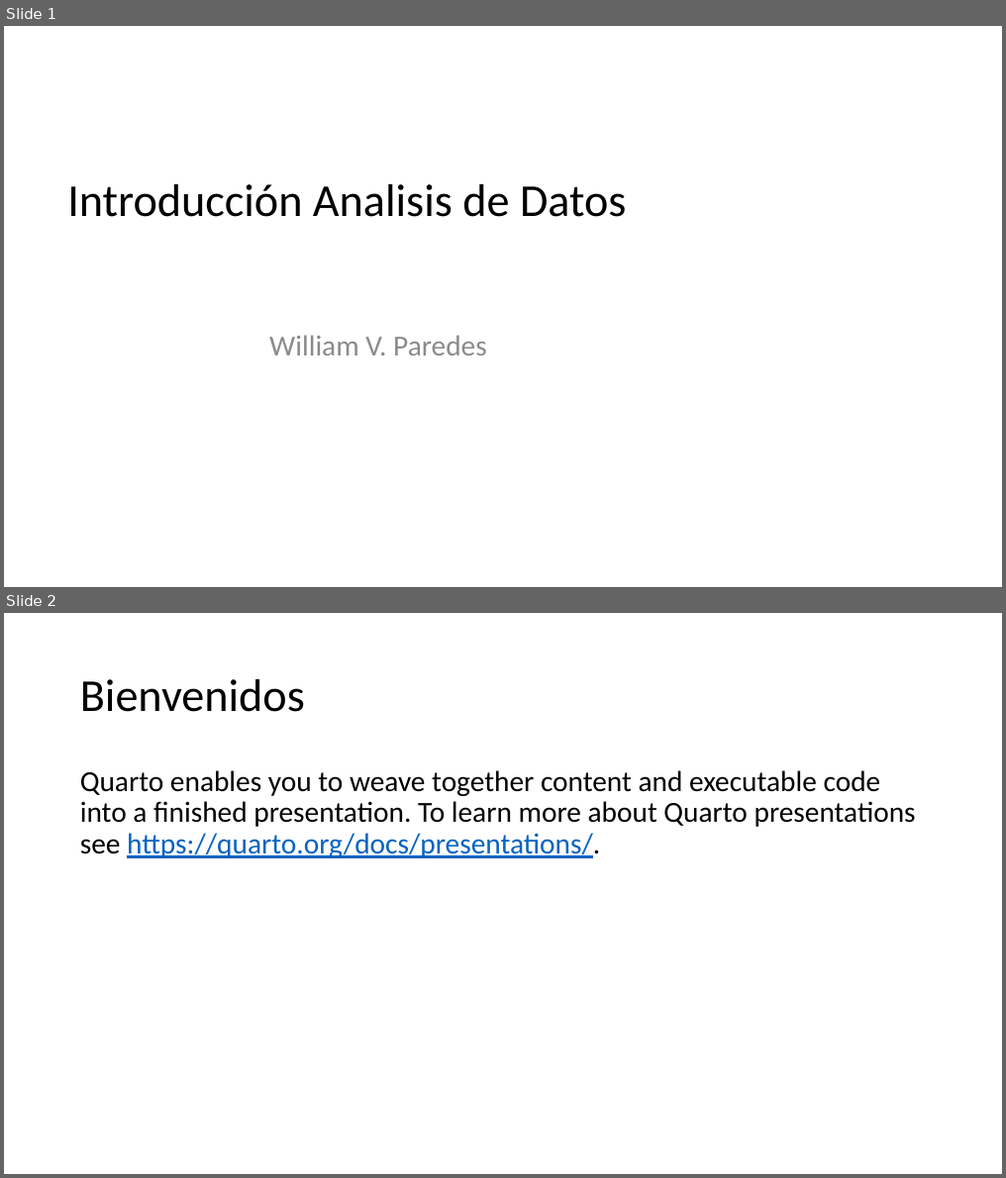
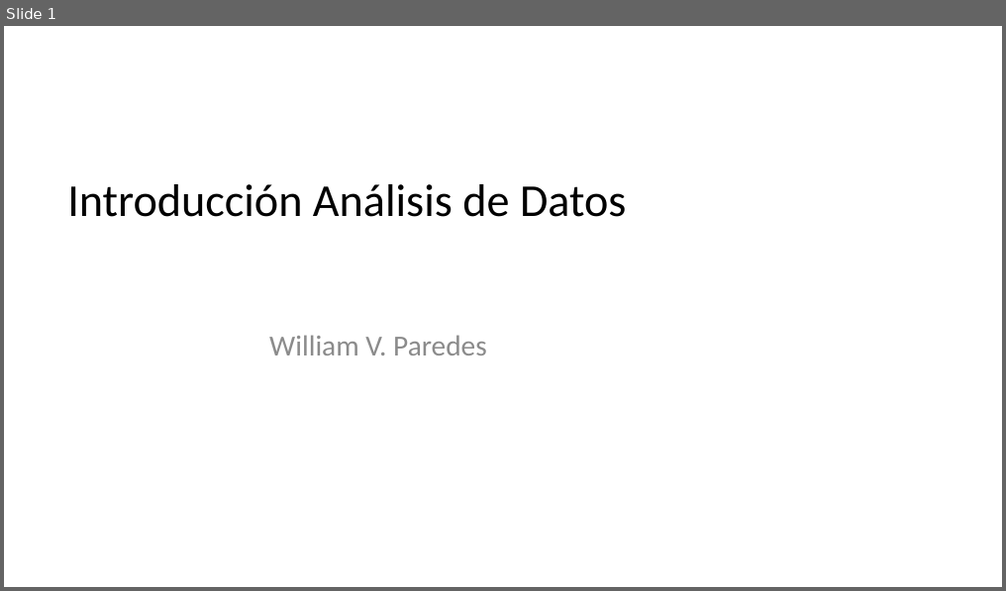
Before and after one commit to wparedesgt/RBasico, a slide deck: presentaciones/S01-New/00_Inicio.pptx. Shown one above the other, each under a label of ours: slides 1 and 2 before the commit, slide 1 after it. The pictures are 1006x1178 and 1006x591 pixels, drawn with LibreOffice and Linux fonts; fonts in the diff are those of the drawing; background and template pictures are left out. Boxes give left, top, right and bottom in pixels: in the first picture for what was removed or moved away, otherwise in the second. Text is boxed around its words. In the diff, an @@ line names an element or a change of style, - is before the commit and + after.

Commit message:
presentación de intro de rbasico

```diff
--- a/presentaciones/S01-New/00_Inicio.pptx
+++ b/presentaciones/S01-New/00_Inicio.pptx
@@ slide 2 removed at (4, 613, 1002, 1174), background picture (left out) @@
@@ title removed at (80, 679, 305, 712) @@
-Bienvenidos
@@ text removed at (80, 770, 916, 859) @@
-Quarto enables you to weave together content and executable code into a finished presentation. To learn more about Quarto presentations see https://quarto.org/docs/presentations/.
@@ slide 1 changed as well @@
@@ title at (67, 184, 627, 217): text changed @@
-Introducción Analisis de Datos
+Introducción Análisis de Datos
```
Also in this commit, not shown: 6 slides added, 2 other slides removed, 4 other files.
